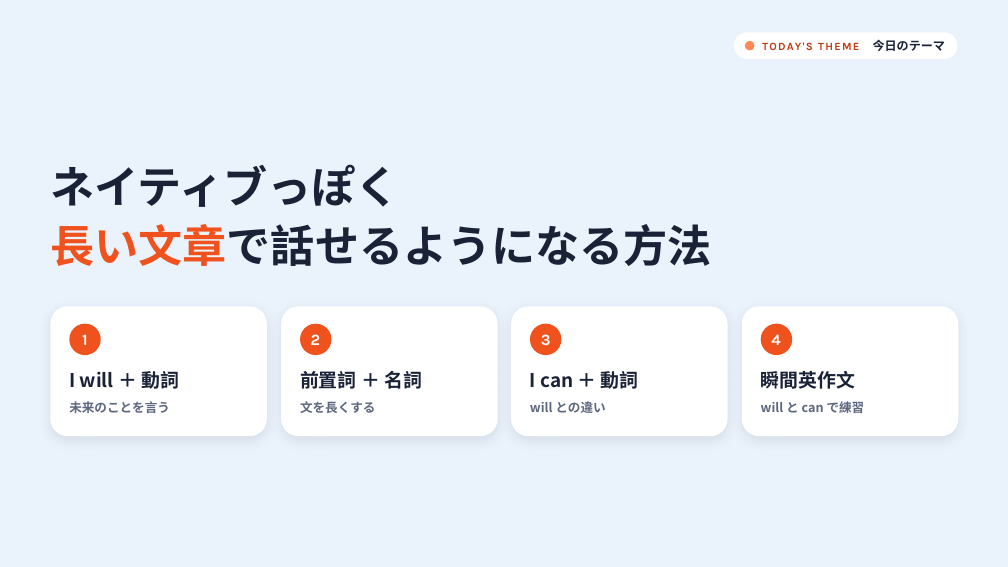
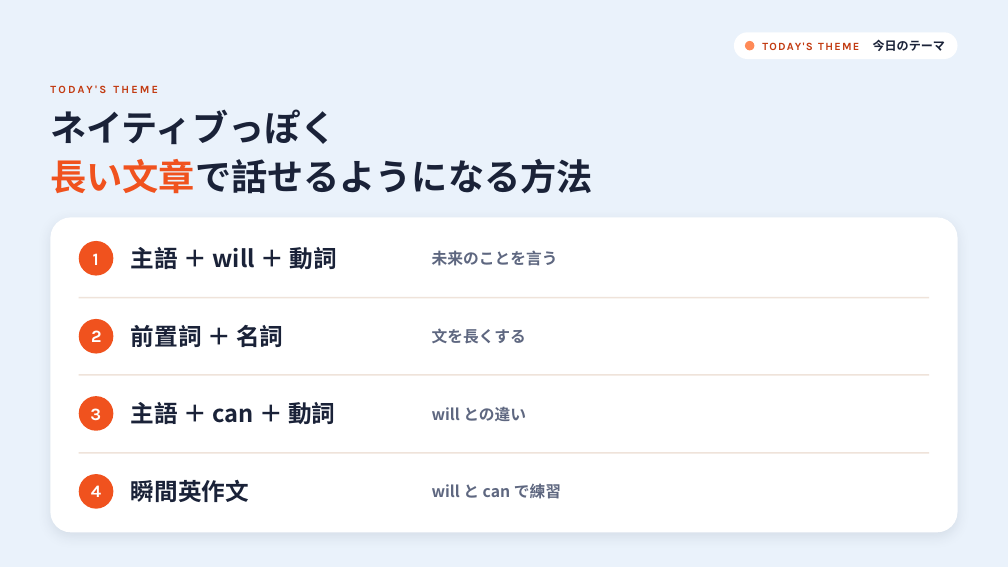
Before and after one commit to hinakajisaki-dev/hina-english, a slide deck: slide 3 of live/scott-will-can/scott-will-can.pptx. Drawn at 1008x567 pixels with LibreOffice and Linux fonts; fonts in the diff are those of the drawing. Boxes give left, top, right and bottom in pixels: in the first picture for what was removed or moved away, otherwise in the second. Text is boxed around its words. In the diff, an @@ line names an element or a change of style, - is before the commit and + after.

```diff
--- a/live/scott-will-can/scott-will-can.pptx
+++ b/live/scott-will-can/scott-will-can.pptx
@@ text added at box(50, 85, 158, 93), 10.5 pt, text #C23B12, bold @@
+TODAY'S THEME
@@ text "ネイティブっぽく": place and size @@
-text "ネイティブっぽく" at box(50, 164, 399, 207)
+text "ネイティブっぽく" at box(50, 109, 336, 144)
@@ text "ネイティブっぽく" at box(50, 109, 336, 144): size 42 to 34.5 pt @@
@@ text "長い文章で話せるようになる方法" at box(50, 159, 592, 194): size 42 to 34.5 pt @@
@@ text "長い文章で話せるようになる方法": place and size @@
-text "長い文章で話せるようになる方法" at box(50, 224, 712, 266)
+text "長い文章で話せるようになる方法" at box(50, 159, 592, 194)
@@ rounded rectangle: place and size @@
-rounded rectangle at box(281, 306, 498, 436)
+rounded rectangle at box(51, 218, 958, 533)
@@ rounded rectangle at box(51, 218, 958, 533): proportions changed @@
@@ text "1": place and size @@
-text "1" at box(82, 334, 88, 345)
+text "1" at box(93, 253, 99, 265)
@@ ellipse: place and size @@
-ellipse at box(300, 324, 332, 355)
+ellipse at box(79, 241, 113, 276)
@@ text at box(131, 247, 336, 269): text changed; size 18 to 22.5 pt @@
-I will ＋ 動詞
+主語 ＋ will ＋ 動詞
@@ text "未来のことを言う": place and size @@
-text "未来のことを言う" at box(69, 401, 170, 413)
+text "未来のことを言う" at box(432, 250, 558, 266)
@@ line added from (79, 298) to (929, 298), #EFE3DA 1.5 pt @@
@@ rounded rectangle removed at box(51, 306, 267, 436) @@
@@ text "2": place and size @@
-text "2" at box(311, 334, 321, 345)
+text "2" at box(91, 330, 101, 342)
@@ ellipse: place and size @@
-ellipse at box(70, 324, 101, 355)
+ellipse at box(79, 319, 113, 354)
@@ text "前置詞 ＋ 名詞": place and size @@
-text "前置詞 ＋ 名詞" at box(300, 371, 422, 389)
+text "前置詞 ＋ 名詞" at box(131, 325, 283, 347)
@@ text "前置詞 ＋ 名詞" at box(131, 325, 283, 347): size 18 to 22.5 pt @@
@@ text "文を長くする": place and size @@
-text "文を長くする" at box(300, 401, 376, 413)
+text "文を長くする" at box(432, 328, 526, 344)
@@ rounded rectangle removed at box(511, 306, 727, 436) @@
@@ rounded rectangle removed at box(742, 306, 958, 436) @@
@@ line added from (79, 375) to (929, 375), #EFE3DA 1.5 pt @@
@@ text "3": place and size @@
-text "3" at box(541, 334, 551, 345)
+text "3" at box(90, 408, 101, 421)
@@ ellipse: place and size @@
-ellipse at box(530, 324, 562, 355)
+ellipse at box(79, 396, 113, 431)
@@ text at box(131, 402, 335, 424): text changed; size 18 to 22.5 pt @@
-I can ＋ 動詞
+主語 ＋ can ＋ 動詞
@@ text "will との違い": place and size @@
-text "will との違い" at box(530, 401, 605, 413)
+text "will との違い" at box(432, 406, 526, 421)
@@ size 15 to 16.5 pt in 4 elements at box(93, 253, 99, 265), box(91, 330, 101, 342), box(90, 408, 101, 421), box(91, 485, 101, 497) @@
@@ text "4": place and size @@
-text "4" at box(771, 334, 780, 345)
+text "4" at box(91, 485, 101, 497)
@@ ellipse: place and size @@
-ellipse at box(761, 324, 792, 355)
+ellipse at box(79, 474, 113, 509)
@@ line added from (79, 453) to (929, 453), #EFE3DA 1.5 pt @@
@@ text "瞬間英作文" at box(131, 479, 249, 502): size 18 to 22.5 pt @@
@@ text "瞬間英作文": place and size @@
-text "瞬間英作文" at box(761, 371, 855, 389)
+text "瞬間英作文" at box(131, 479, 249, 502)
@@ size 12 to 15 pt in 4 elements at box(432, 406, 526, 421), box(432, 250, 558, 266), box(432, 328, 526, 344), box(432, 483, 561, 499) @@
@@ text "will と can で練習": place and size @@
-text "will と can で練習" at box(761, 401, 865, 413)
+text "will と can で練習" at box(432, 483, 561, 499)
```
Also in this commit, not shown: 5 other slides changed, 7 other files.
